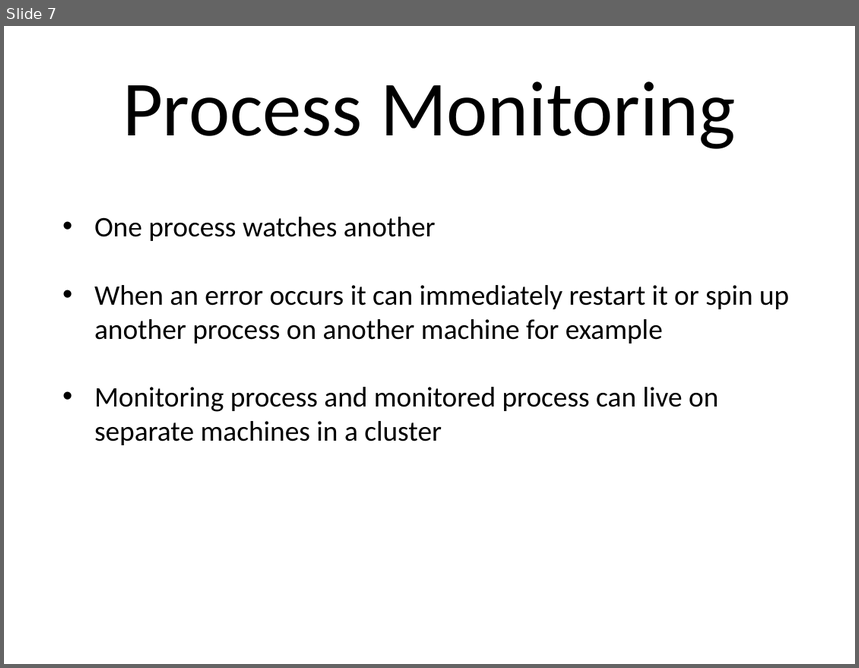
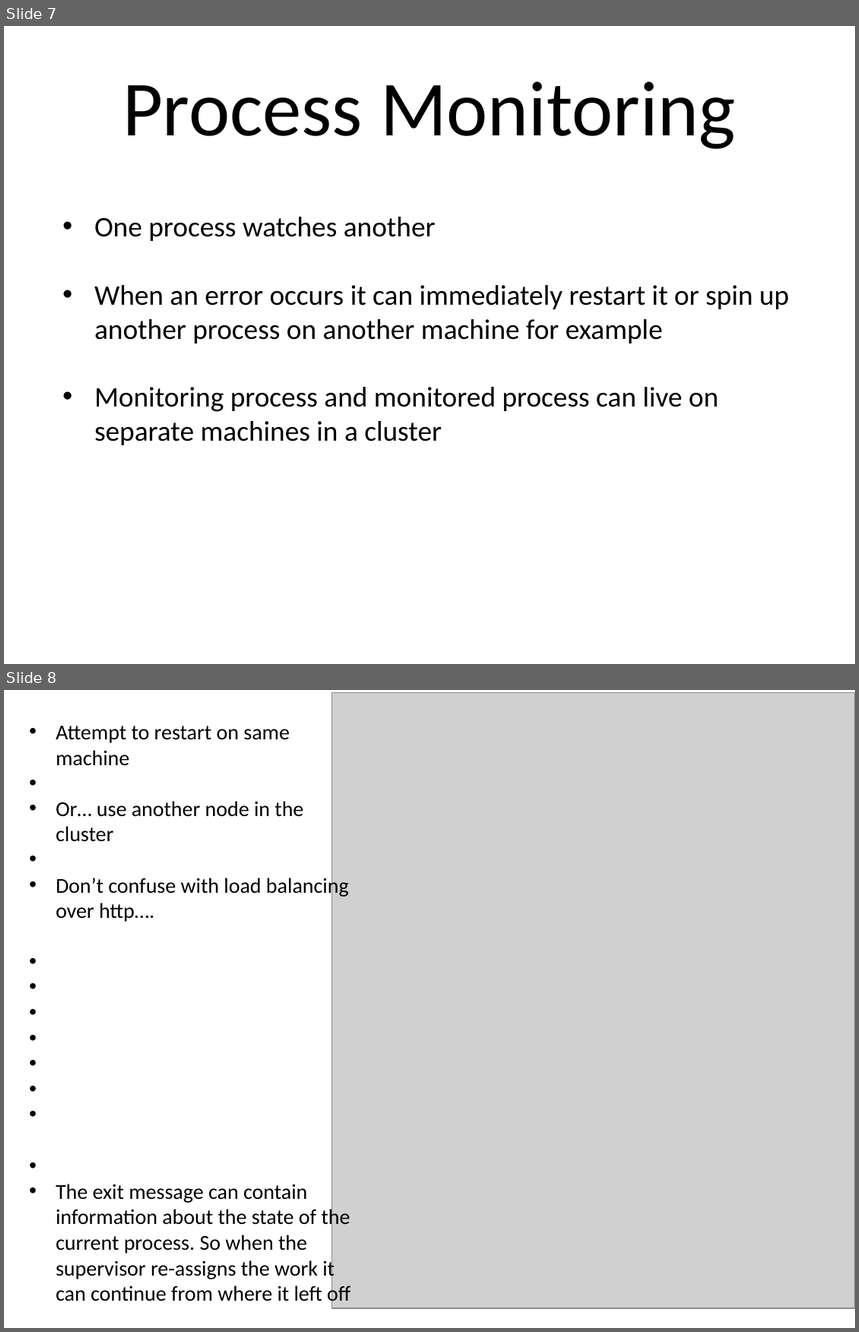
Before and after one commit to NTCoding/Erlang_Playground, a slide deck: Erl_intro.odp. Shown one above the other, each under a label of ours: slide 7 before the commit, slides 7 and 8 after it. The pictures are 859x668 and 859x1332 pixels, drawn with LibreOffice and Linux fonts; fonts in the diff are those of the drawing; grey boxes stand for pictures. Boxes give left, top, right and bottom in pixels: in the first picture for what was removed or moved away, otherwise in the second. Text is boxed around its words. In the diff, an @@ line names an element or a change of style, - is before the commit and + after.

```diff
--- a/Erl_intro.odp
+++ b/Erl_intro.odp
@@ slide 8 added at [4, 690, 855, 1328], background #FFFFFF @@
@@ picture added at [332, 692, 855, 1309] @@
@@ text added at [56, 726, 351, 1306], 18 pt, text #000000 @@
+• Attempt to restart on same machine
+• Or… use another node in the cluster
+• Don’t confuse with load balancing over http….
+• The exit message can contain information about the state of the current process. So when the supervisor re-assigns the work it can continue from where it left off
```
Also in this commit, not shown: 1 other slide added, 1 slide removed.
